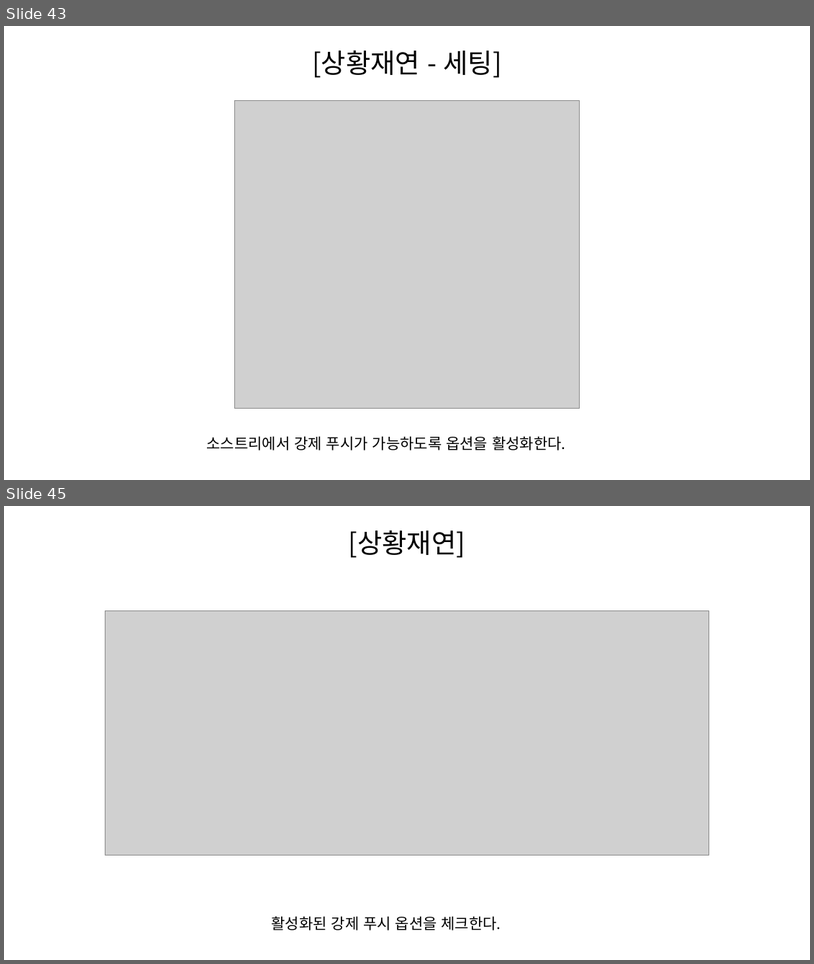
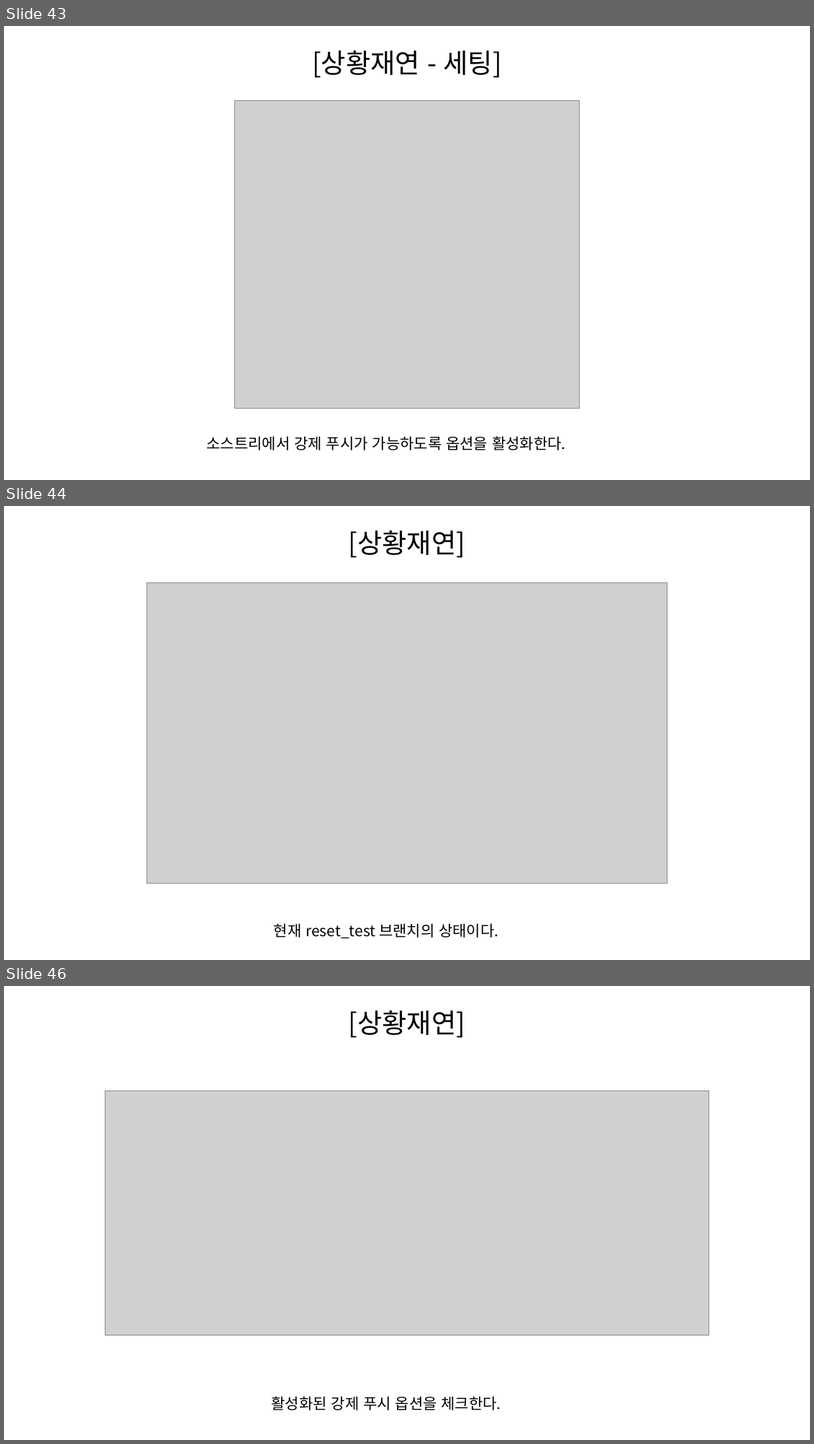
Before and after one commit to SeungHeeNoh/study_well, a slide deck: docs/8. git reset과 revert.pptx. Shown one above the other, each under a label of ours: slides 43 and 45 before the commit, slides 43, 44 and 46 after it; the slides between them are not shown. The pictures are 814x964 and 814x1444 pixels, drawn with LibreOffice and Linux fonts; fonts in the diff are those of the drawing; grey boxes stand for pictures. Boxes give left, top, right and bottom in pixels: in the first picture for what was removed or moved away, otherwise in the second. Text is boxed around its words. In the diff, an @@ line names an element or a change of style, - is before the commit and + after.

Commit message:
docs : reset 상황 재연 내용 업데이트
reset 상황 재연 내용 업데이트

```diff
--- a/docs/8. git reset과 revert.pptx
+++ b/docs/8. git reset과 revert.pptx
@@ slide 44 added at (4,506,810,960), background #FFFFFF @@
@@ text added at (349,530,466,558), 32 pt, text #000000 @@
+[상황재연]
@@ picture added at (147,583,667,883) @@
@@ text added at (274,923,499,938), 18 pt, text #000000 @@
+현재 reset_test 브랜치의 상태이다.
@@ what was slide 45 is now slide 46 @@
```
Also in this commit, not shown: 2 slides changed, 1 other slide added.
